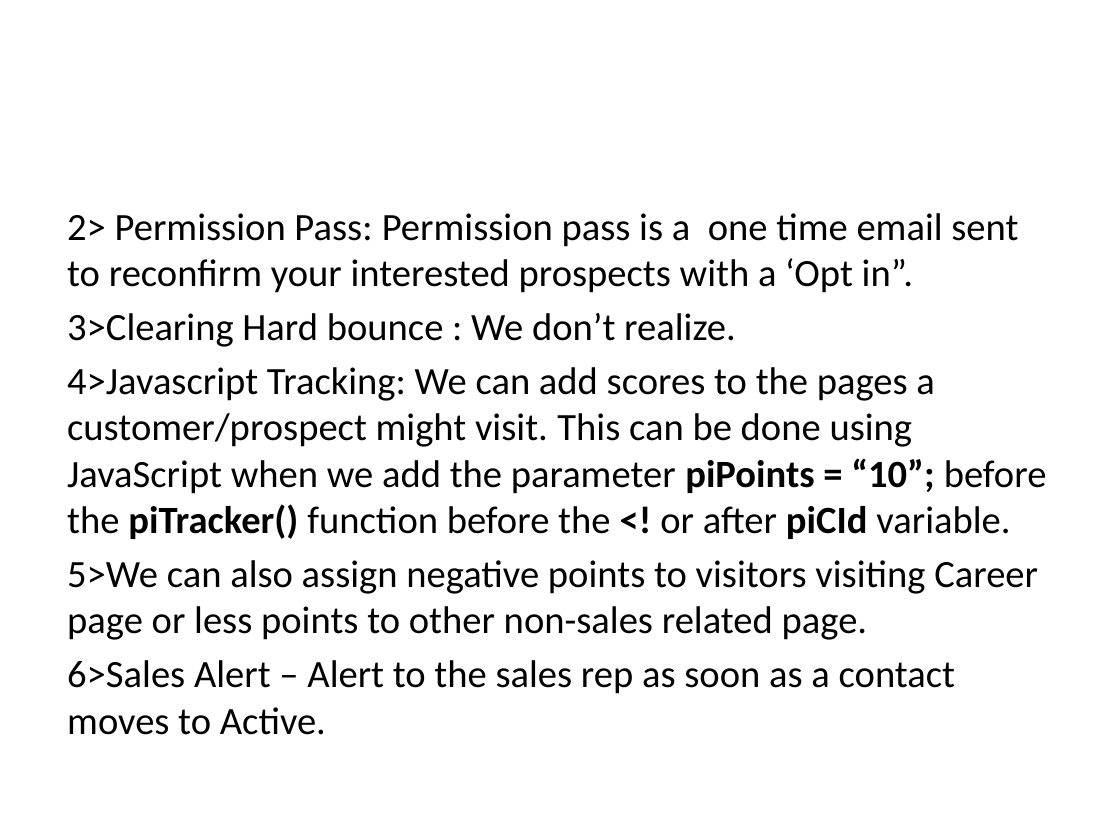
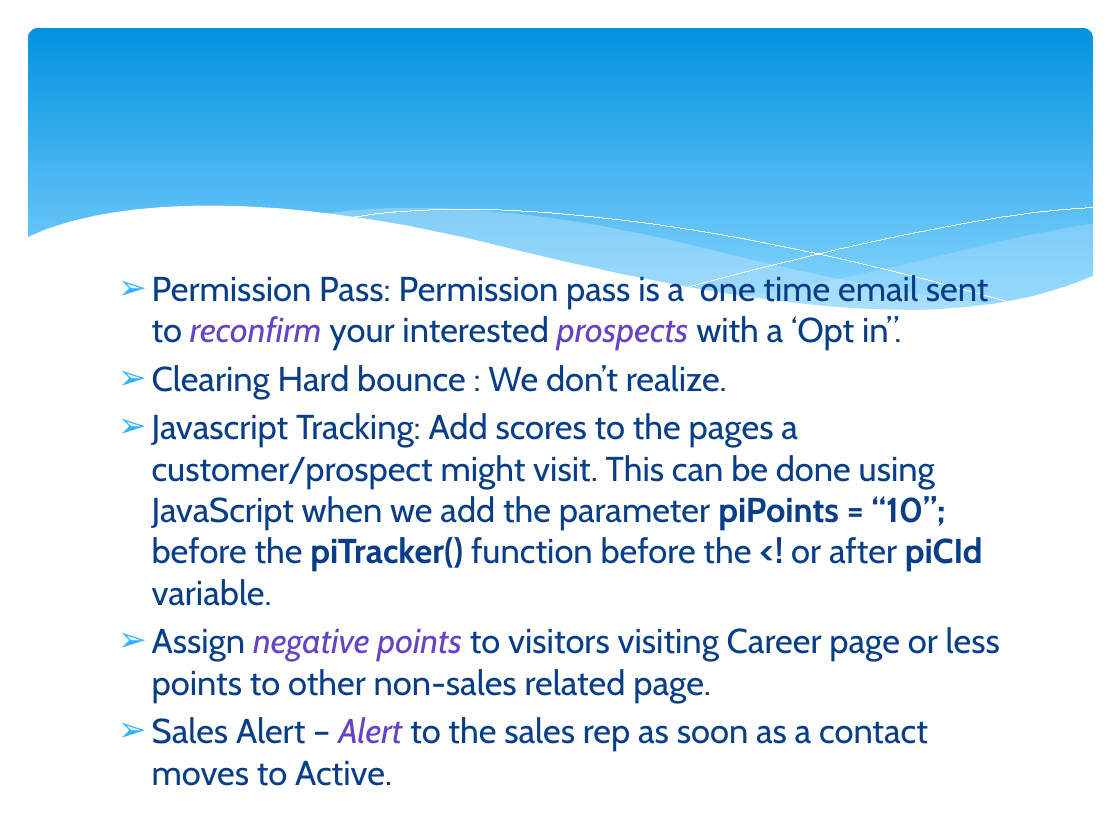
Before and after one commit to mausamiibs/mausamiibs.github.io, a slide deck: slide 18 of Marketing Automation for Network4cars.pptx (slide 15 before the commit). Drawn at 1120x840 pixels with LibreOffice and Linux fonts; fonts in the diff are those of the drawing. Boxes give left, top, right and bottom in pixels: in the first picture for what was removed or moved away, otherwise in the second. Text is boxed around its words. In the diff, an @@ line names an element or a change of style, - is before the commit and + after.

```diff
--- a/Marketing Automation for Network4cars.pptx
+++ b/Marketing Automation for Network4cars.pptx
@@ rounded rectangle added at [28,28,1093,330], fill gradient #0293E0 to #83D3FE @@
@@ group added at [26,206,1094,368]: 5 freeform shapes @@
@@ text at [152,272,1000,751]: text changed; size 24.8 to 22.2 pt; font Calibri to Cabin; text colour #000000 to #073E87 @@
-2> Permission Pass: Permission pass is a one time email sent to reconfirm your interested prospects with a ‘Opt in”.
-3>Clearing Hard bounce : We don’t realize.
-4>Javascript Tracking: We can add scores to the pages a customer/prospect might visit. This can be done using JavaScript when we add the parameter piPoints = “10”; before the piTracker() function before the <! or after piCId variable.
-5>We can also assign negative points to visitors visiting Career page or less points to other non-sales related page.
-6>Sales Alert – Alert to the sales rep as soon as a contact moves to Active.
+➢ Permission Pass: Permission pass is a one time email sent to reconfirm your interested prospects with a ‘Opt in”.
+➢ Clearing Hard bounce : We don’t realize.
+➢ Javascript Tracking: Add scores to the pages a customer/prospect might visit. This can be done using JavaScript when we add the parameter piPoints = “10”; before the piTracker() function before the <! or after piCId variable.
+➢ Assign negative points to visitors visiting Career page or less points to other non-sales related page.
+➢ Sales Alert – Alert to the sales rep as soon as a contact moves to Active.
```
Also in this commit, not shown: 17 other slides changed, 3 slides added.
